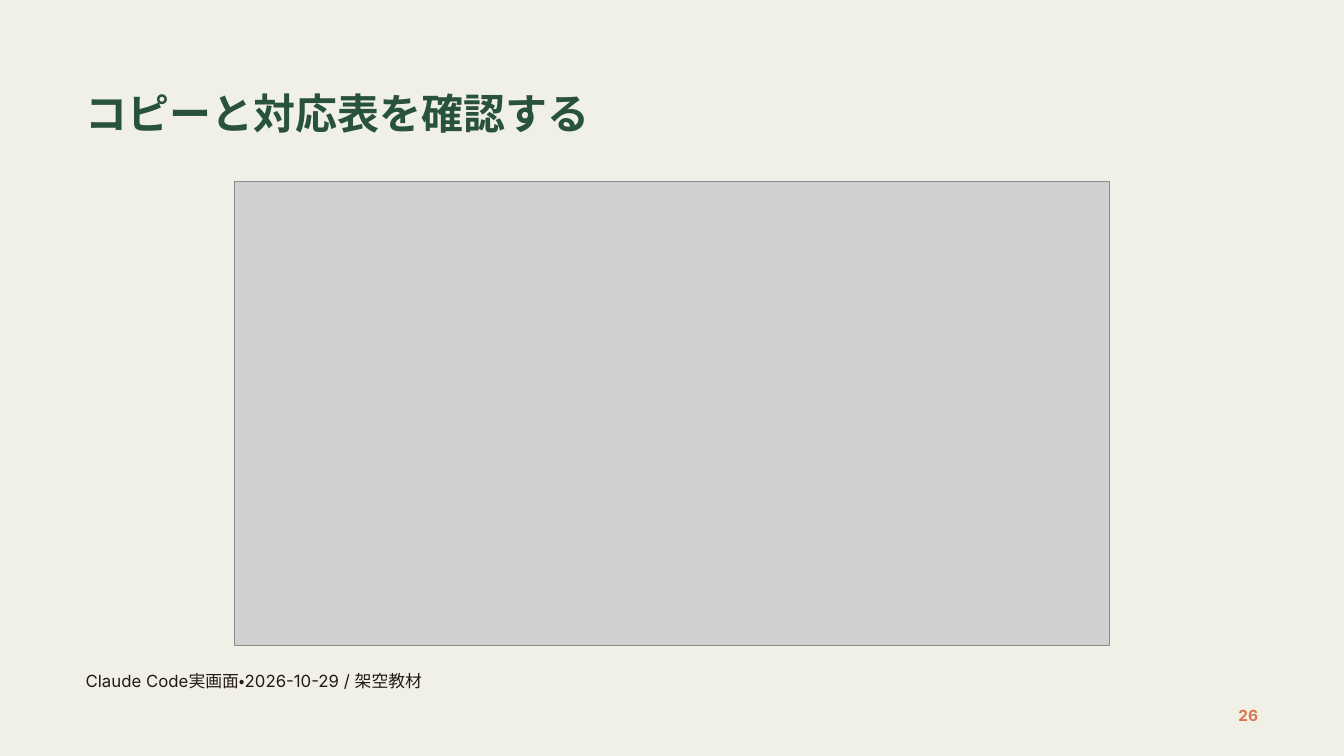
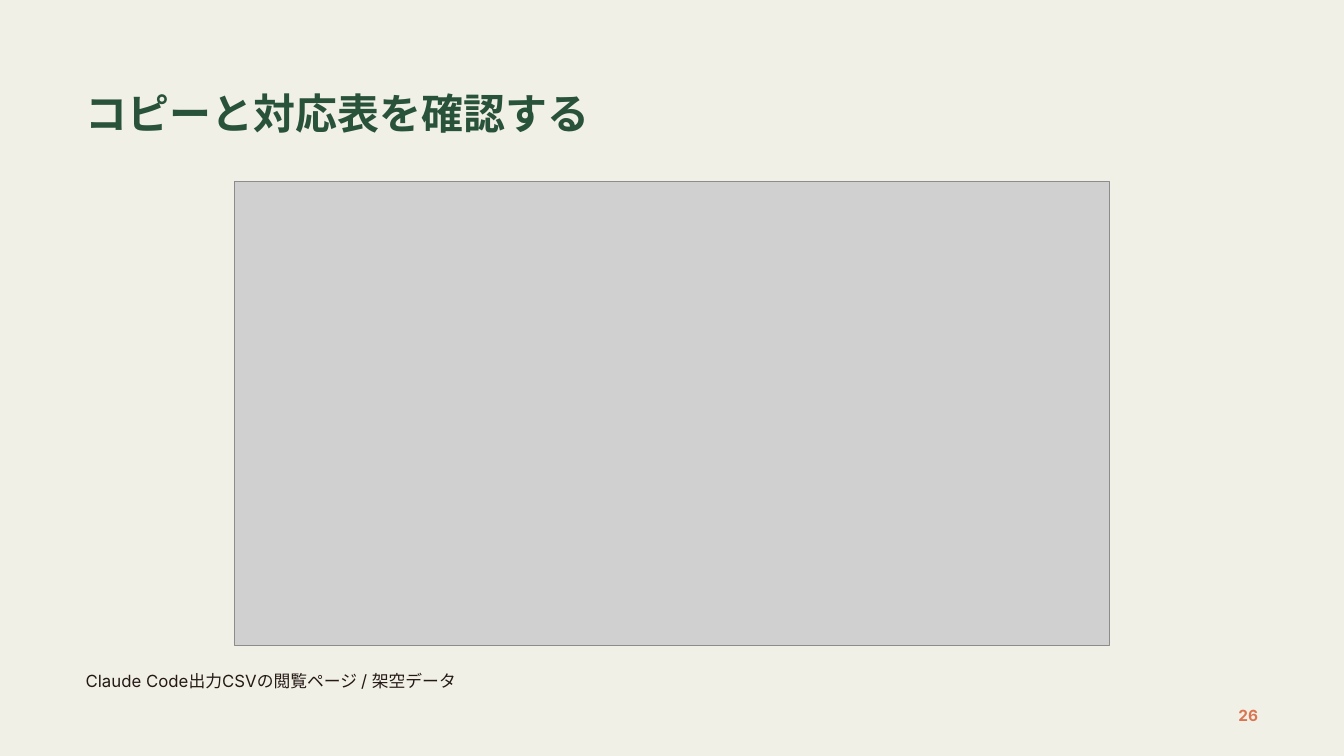
Before and after one commit to takpfive/aimokuyokai-claude-code-course-20261031, a slide deck: slide 26 of slides/Claude-Code-基礎実務編.pptx. Drawn at 1344x756 pixels with LibreOffice and Linux fonts; fonts in the diff are those of the drawing; grey boxes stand for pictures; background and template pictures are left out. Boxes give left, top, right and bottom in pixels: in the first picture for what was removed or moved away, otherwise in the second. Text is boxed around its words. In the diff, an @@ line names an element or a change of style, - is before the commit and + after.

```diff
--- a/slides/Claude-Code-基礎実務編.pptx
+++ b/slides/Claude-Code-基礎実務編.pptx
@@ text at [86, 673, 456, 689]: text changed @@
-Claude Code実画面・2026-10-29 / 架空教材
+Claude Code出力CSVの閲覧ページ / 架空データ
```
Also in this commit, not shown: 1 other slide changed, 10 other files.
